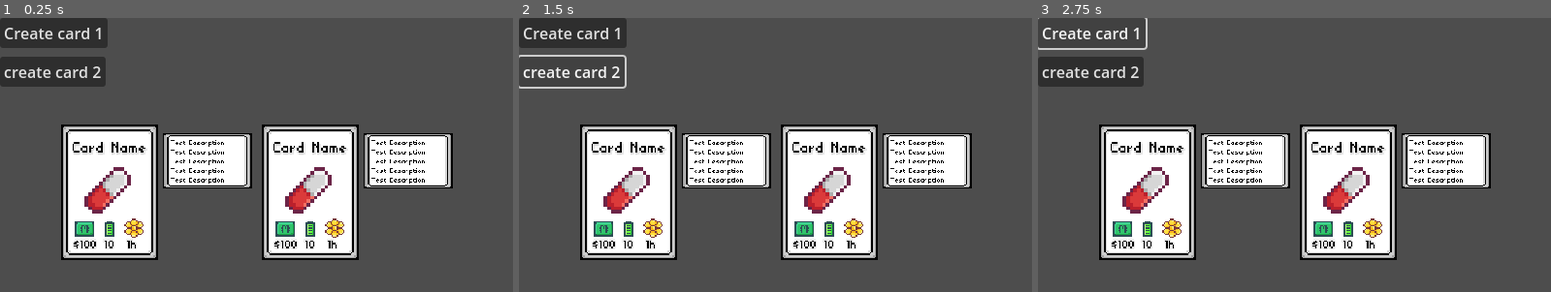
Above: before the commit, frames 1-3 (left to right).
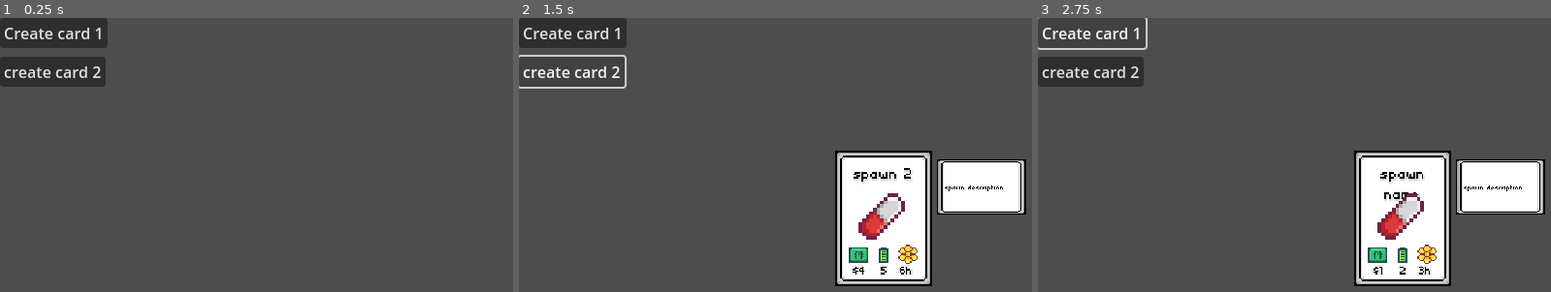
Above: after the commit, the same moments.

Repository: T-Cog/Card-Life
Game: Godot game, scene res://scenes/card_hand.tscn
Same seed, same stepped clock (60 frames per second), same inputs: the game is played once before the commit and once after it.
Inputs:
- Up to frame 1 (0.25 s): no input
- Up to frame 2 (1.5 s): click "Create card 1" at 0.5 s; click "create card 2" at 1.25 s
- Up to frame 3 (2.75 s): click "Create card 1" at 2 s

The runs differ from the first frame. In frame 1, 26% of the frame differs, in the area x 11-89%, y 38-89%; in frame 2, 31%, in the area x 11-99%, y 38-98%; in frame 3, 31%.
Error before the commit: Parse Error: Too few arguments for "set_values()" call. Expected at least 5 but received 0. (res://scripts/card.gd:19)

Commit message:
card spawn button
wip new cards on button press

Diff:
--- a/scenes/card_hand.tscn
+++ b/scenes/card_hand.tscn
@@ -10,6 +10,7 @@
 [node name="CanvasLayer" type="CanvasLayer" parent="."]
 
 [node name="card_template" parent="CanvasLayer" instance=ExtResource("1_s0mw8")]
+visible = false
 cardName = "name 1"
 cardDescription = "this is a test of the description box"
 cost_money = 45
@@ -17,6 +18,7 @@
 cost_time = 0.5
 
 [node name="card_template2" parent="CanvasLayer" node_paths=PackedStringArray("cardImage") instance=ExtResource("1_s0mw8")]
+visible = false
 position = Vector2(113, 180)
 cardName = "name 2"
 cardDescription = "This shit also testing. Lets see just how far I can strecth this text out for. I feel like it has to have passed the box by this point, but idk. Maybe it'll surprise me. Hopefully it doesn't break it somehow"
@@ -26,6 +28,7 @@
 cardImage = NodePath("../../Briefcase")
 
 [node name="Spawn" type="Node2D" parent="CanvasLayer"]
+position = Vector2(56, 27)
 
 [node name="Briefcase" type="Sprite2D" parent="."]
 visible = false
@@ -44,3 +47,4 @@
 text = "create card 2"
 
 [connection signal="pressed" from="Button" to="." method="_on_button_pressed"]
+[connection signal="pressed" from="Button2" to="." method="_on_button_2_pressed"]
--- a/scenes/card_template.tscn
+++ b/scenes/card_template.tscn
@@ -18,11 +18,6 @@
 position = Vector2(320, 180)
 scale = Vector2(0.6, 0.6)
 script = ExtResource("1_74oks")
-cardName = null
-cardDescription = null
-cost_money = null
-cost_energy = null
-cost_time = null
 
 [node name="BaseCardSprite" type="Sprite2D" parent="."]
 scale = Vector2(2.78333, 2.78333)
--- a/scripts/card.gd
+++ b/scripts/card.gd
@@ -1,4 +1,4 @@
-extends Node2D
+class_name Card extends Node2D
 
 @export var cardName: String = "Card Name"
 @export var cardDescription: String = "Card Description"
@@ -16,16 +16,18 @@
 
 # Called when the node enters the scene tree for the first time.
 func _ready():
-	set_values()
+	set_card_values(cost_money, cost_energy, cost_time, cardName, cardDescription)
 
 
-func set_values(_costMoney: int, _costEnergy: int, _costTime: float, _name: String, _description: String):
-	costLabel_money.set_text("$" + str(cost_money))
-	costLabel_energy.set_text(str(cost_energy))
-	costLabel_time.set_text(str(cost_time) + "h")
 
-	nameLabel.set_text(cardName)
-	descriptionLabel.set_text((cardDescription))
+func set_card_values(_costM: int, _costE: int, _costT: float, _name: String, _description: String):
+	costLabel_money.set_text("$" + str(_costM))
+	costLabel_energy.set_text(str(_costE))
+	costLabel_time.set_text(str(_costT) + "h")
+
+	nameLabel.set_text(_name)
+	descriptionLabel.set_text((_description))
+
 
 # Called every frame. 'delta' is the elapsed time since the previous frame.
 func _process(delta):
--- a/scripts/card_hand.gd
+++ b/scripts/card_hand.gd
@@ -2,6 +2,7 @@
 
 @onready var card_scene: PackedScene = preload("res://scenes/card_template.tscn")
 
+@onready var spawn_point = $CanvasLayer/Spawn
 
 # Called when the node enters the scene tree for the first time.
 func _ready():
@@ -14,4 +15,12 @@
 
 
 func _on_button_pressed():
-	card_scene.instantiate()
+	var card: Card = card_scene.instantiate()
+	spawn_point.add_child(card)
+	card.set_card_values(1, 2, 3, "spawn name", "spawn description")
+
+
+func _on_button_2_pressed():
+	var card: Card = card_scene.instantiate()
+	spawn_point.add_child(card)
+	card.set_card_values(4, 5, 6, "spawn 2", "spawn 2")
